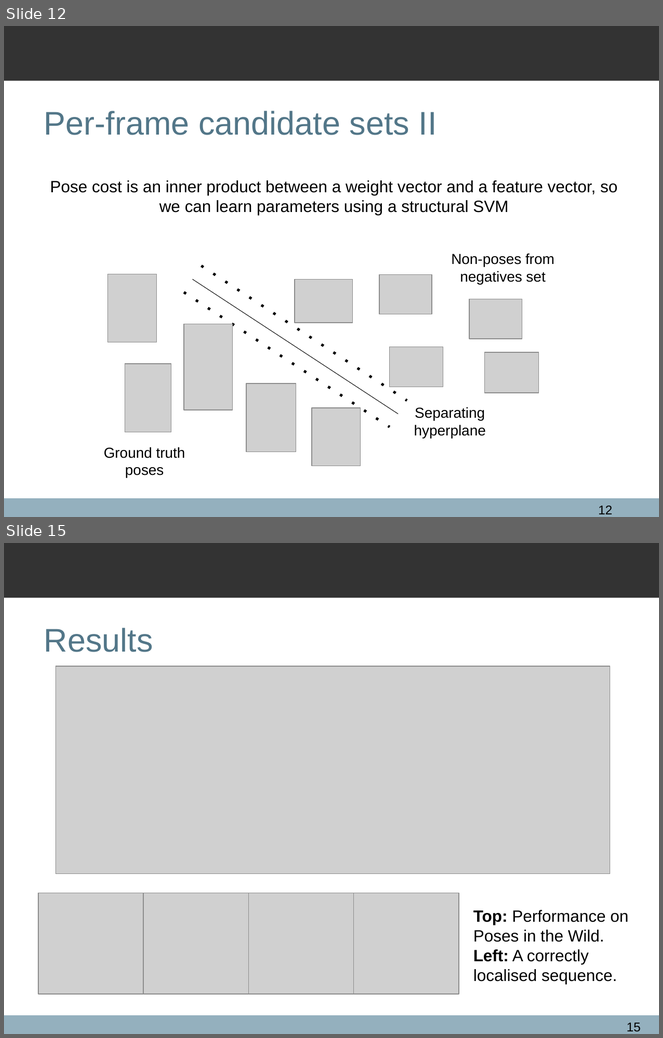
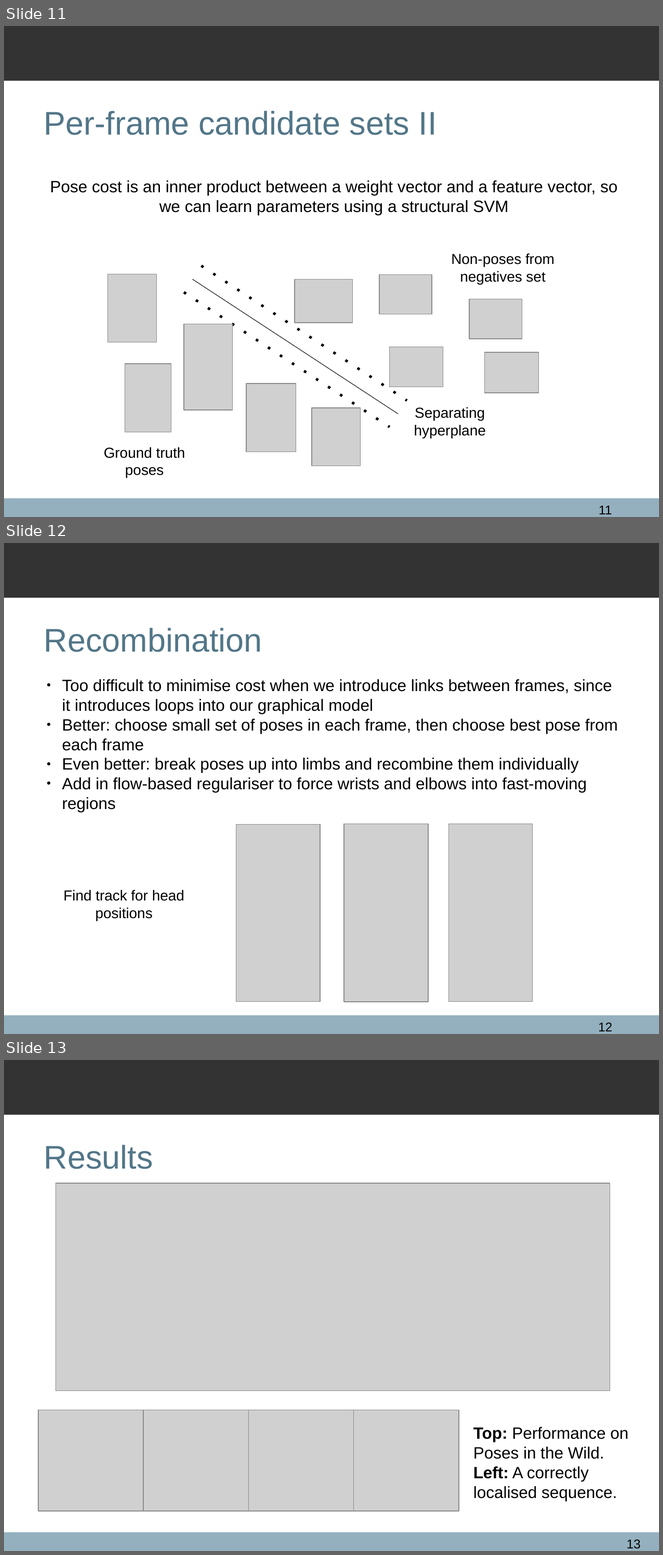
Before and after one commit to qxcv/comp2560, a slide deck: presentation/presentation.odp. Shown one above the other, each under a label of ours: slides 12 and 15 before the commit, slides 11, 12 and 13 after it; the slides between them are not shown. The pictures are 663x1038 and 663x1555 pixels, drawn with LibreOffice and Linux fonts; fonts in the diff are those of the drawing; grey boxes stand for pictures; background and template pictures are left out. Boxes give left, top, right and bottom in pixels: in the first picture for what was removed or moved away, otherwise in the second. Text is boxed around its words. In the diff, an @@ line names an element or a change of style, - is before the commit and + after.

Commit message:
About to do recombination

```diff
--- a/presentation/presentation.odp
+++ b/presentation/presentation.odp
@@ slide 12 added at (4,543,659,1034), background #FFFFFF; not listed: 2 template elements that a slide beside it also shows @@
@@ title added at (44,628,262,652), 36 pt, text #527688 @@
+Recombination
@@ text added at (62,679,618,812), 18 pt, text #000000 @@
+● Too difficult to minimise cost when we introduce links between frames, since it introduces loops into our graphical model
+● Better: choose small set of poses in each frame, then choose best pose from each frame
+● Even better: break poses up into limbs and recombine them individually
+● Add in flow-based regulariser to force wrists and elbows into fast-moving regions
@@ picture added at (236,824,320,1002) @@
@@ picture added at (344,824,428,1002) @@
@@ picture added at (449,824,533,1002) @@
@@ text added at (63,890,184,921), 16 pt, text #000000 @@
+Find track for head positions
@@ page number added at (598,1023,612,1032), 14 pt, text #000000 @@
+12
@@ what was slide 12 is now slide 11 @@
@@ page number at (599,506,612,515): text changed @@
-12
+11
@@ what was slide 15 is now slide 13 @@
@@ page number at (627,1540,641,1549): text changed @@
-15
+13
```
Also in this commit, not shown: 1 slide changed, 3 slides removed.
